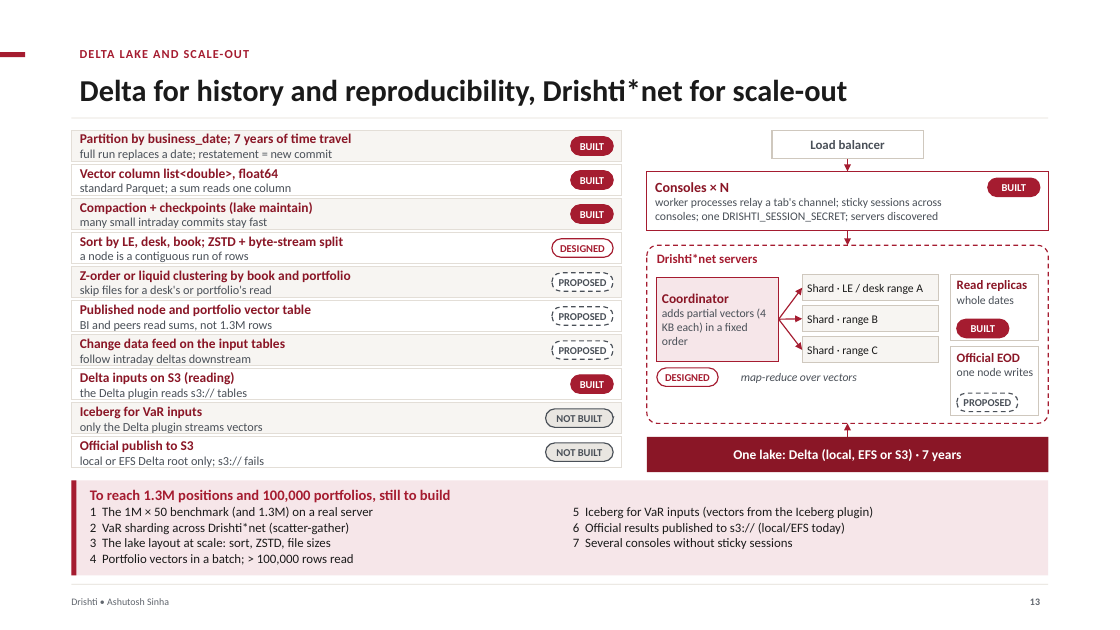
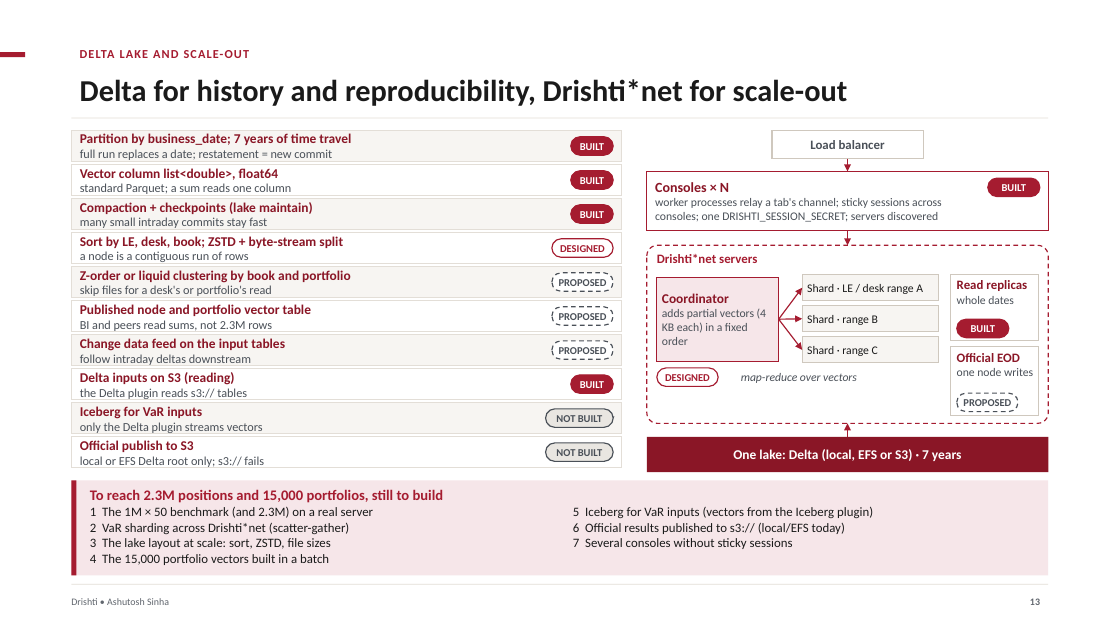
Before and after one commit to ajsinha/drishti, a slide deck: slide 13 of docs/publications/Drishti-VaR-Engine.pptx. Drawn at 1120x630 pixels with LibreOffice and Linux fonts; fonts in the diff are those of the drawing. Boxes give left, top, right and bottom in pixels: in the first picture for what was removed or moved away, otherwise in the second. Text is boxed around its words. In the diff, an @@ line names an element or a change of style, - is before the commit and + after.

Commit message:
The VaR engine deck sized for 2.3 million positions and 15,000 portfolios (every derived figure recomputed; estimates scaled from the 100,000-trade measurements)

```diff
--- a/docs/publications/Drishti-VaR-Engine.pptx
+++ b/docs/publications/Drishti-VaR-Engine.pptx
@@ text at [80,320,272,331]: text changed @@
-BI and peers read sums, not 1.3M rows
+BI and peers read sums, not 2.3M rows
@@ text at [90,507,374,518]: text changed @@
-1 The 1M × 50 benchmark (and 1.3M) on a real server
+1 The 1M × 50 benchmark (and 2.3M) on a real server
@@ text at [90,489,444,503]: text changed @@
-To reach 1.3M positions and 100,000 portfolios, still to build
+To reach 2.3M positions and 15,000 portfolios, still to build
@@ text at [90,554,329,565]: text changed @@
-4 Portfolio vectors in a batch; > 100,000 rows read
+4 The 15,000 portfolio vectors built in a batch
```
Also in this commit, not shown: 2 other slides changed, 1 other file.
